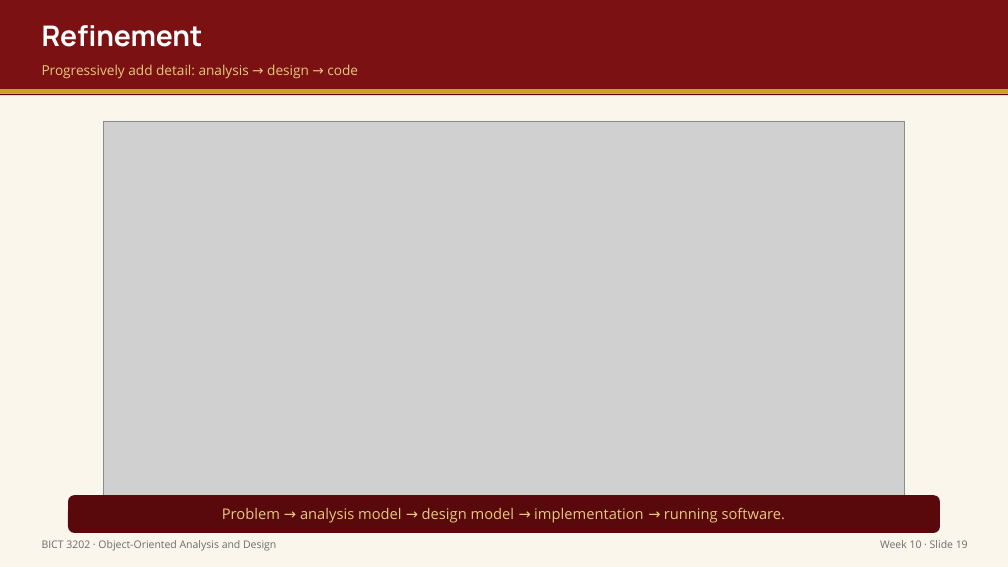
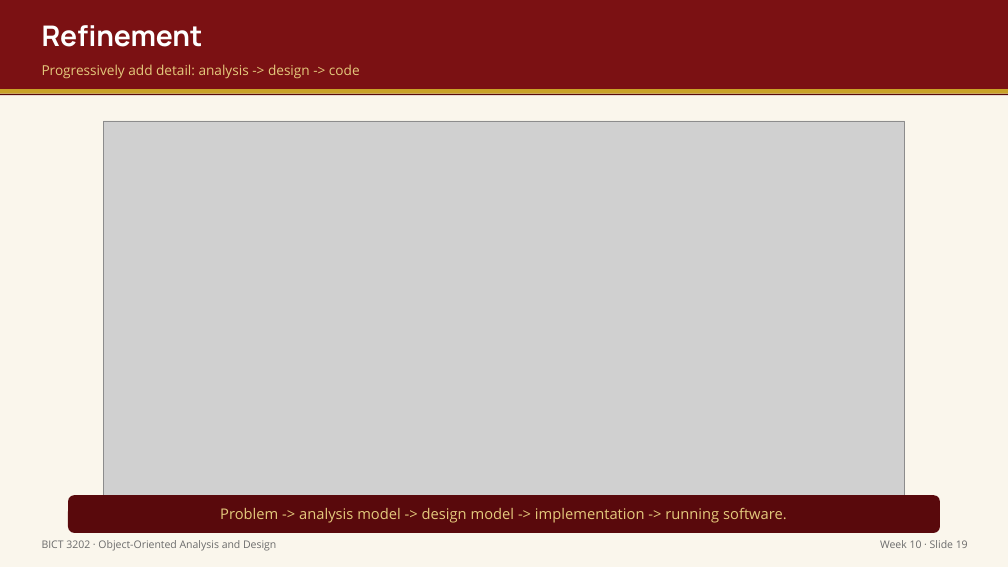
Before and after one commit to mrtc-solutions/OOP-MODULE, a slide deck: slide 20 of output/week10/Week10_Presentation_BICT3202_OOAD.pptx. Drawn at 1008x567 pixels with LibreOffice and Linux fonts; fonts in the diff are those of the drawing; grey boxes stand for pictures. Boxes give left, top, right and bottom in pixels: in the first picture for what was removed or moved away, otherwise in the second. Text is boxed around its words. In the diff, an @@ line names an element or a change of style, - is before the commit and + after.

```diff
--- a/output/week10/Week10_Presentation_BICT3202_OOAD.pptx
+++ b/output/week10/Week10_Presentation_BICT3202_OOAD.pptx
@@ text at [42,64,360,79]: text changed @@
-Progressively add detail: analysis → design → code
+Progressively add detail: analysis -> design -> code
@@ text at [220,508,787,523]: text changed @@
-Problem → analysis model → design model → implementation → running software.
+Problem -> analysis model -> design model -> implementation -> running software.
```
Also in this commit, not shown: 5 other slides changed, 44 other files.
